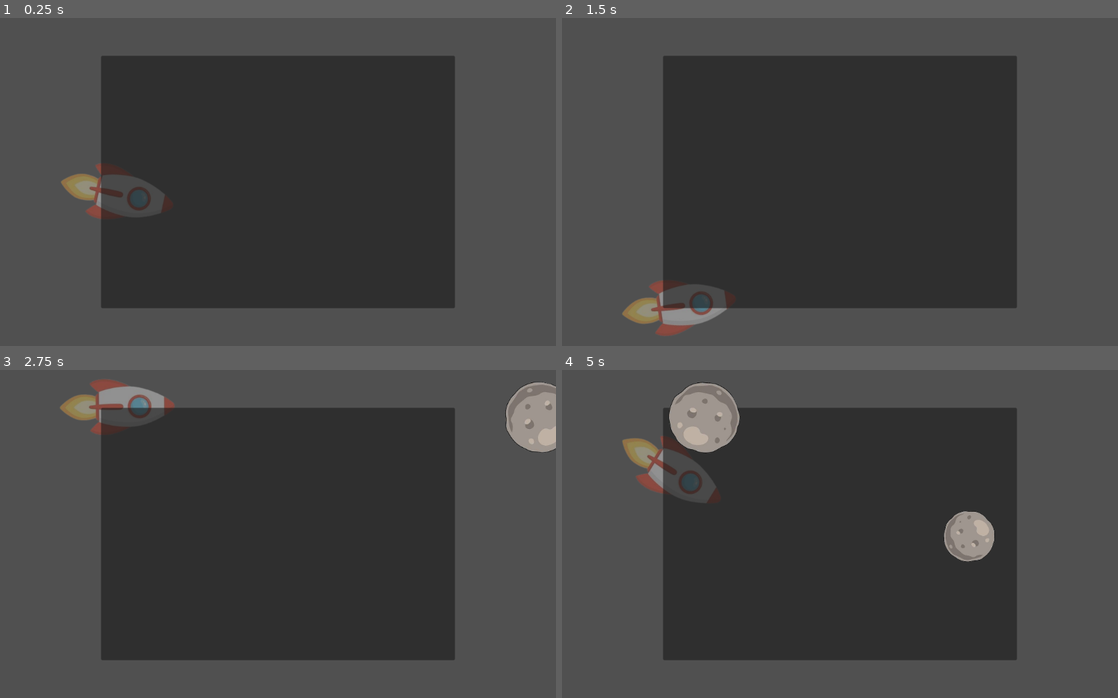
Above: before the commit, frames 1-4 (two rows, left to right).
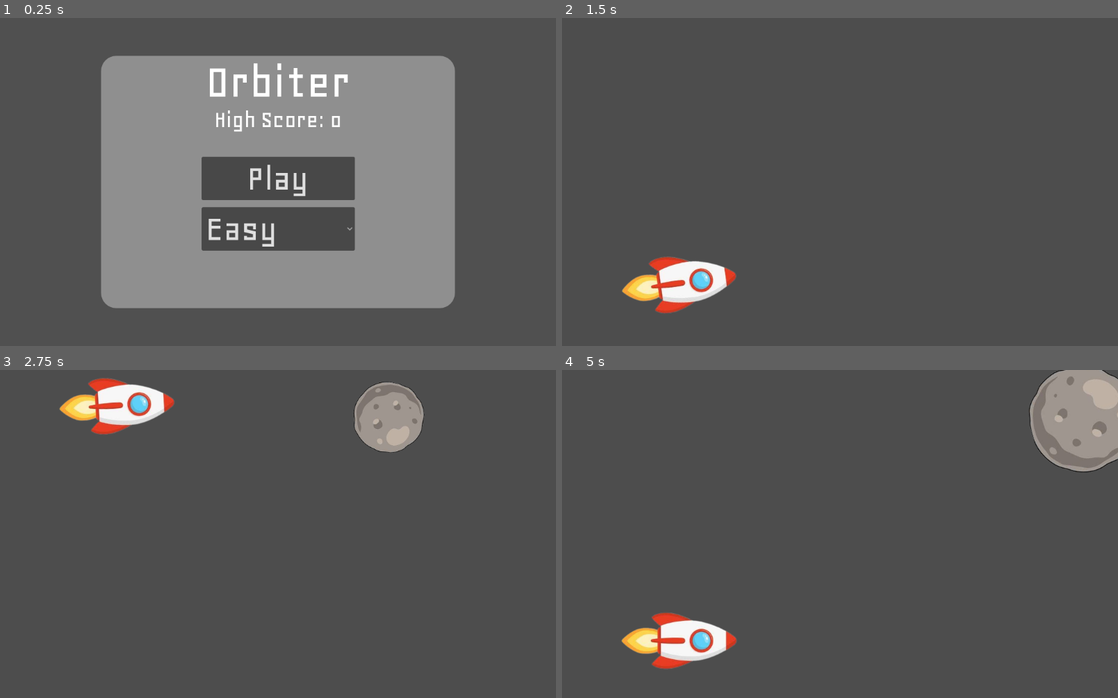
Above: after the commit, the same moments.

Repository: ZYX-2727/Orbiter
Game: Godot game, scene res://scenes/main.tscn
The game is run twice, just before and just after one commit, with the same random seed, the same clock (stepped at 60 frames per second) and the same inputs.
Inputs (mouse positions are in pixels of both pictures, inside the frame that each line leads up to):
- Up to frame 1 (0.25 s): no input
- Up to frame 2 (1.5 s): click (840, 178) at 0.5 s, where only the run after the commit has a clickable "Play"; hold Up (up) from 1.28 s (still down)
- Up to frame 3 (2.75 s): keep holding Up (up)
- Up to frame 4 (5 s): release Up (up) at 4.25 s; click (840, 530) at 4.25 s, where only the run after the commit has a clickable "Play"

The runs differ from the first frame. In frame 1, 50% of the frame differs, in the area x 11-82%, y 11-89%; in frame 2, 50%; in frame 3, 52%; in frame 4, 54%, in the area x 10-100%, y 0-92%.

Commit message:
add working death + partially working menu

Diff:
--- a/project.godot
+++ b/project.godot
@@ -14,6 +14,10 @@
 run/main_scene="uid://b3fxsaoywlfvi"
 config/features=PackedStringArray("4.6", "Forward Plus")
 config/icon="res://assets/icon.svg"
+
+[autoload]
+
+EventBus="*uid://bf3uudntgliy4"
 
 [display]
 
--- a/scenes/asteroid.tscn
+++ b/scenes/asteroid.tscn
@@ -6,8 +6,8 @@
 [sub_resource type="CircleShape2D" id="CircleShape2D_akfqu"]
 radius = 140.22838
 
-[node name="Asteroid" type="StaticBody2D" unique_id=1788460703]
-collision_mask = 0
+[node name="Asteroid" type="Area2D" unique_id=9759962]
+collision_layer = 2
 script = ExtResource("1_6mo6b")
 
 [node name="Texture" type="Sprite2D" parent="." unique_id=269983257]
@@ -15,3 +15,5 @@
 
 [node name="CollisionShape2D" type="CollisionShape2D" parent="." unique_id=819549231]
 shape = SubResource("CircleShape2D_akfqu")
+
+[connection signal="body_entered" from="." to="." method="_on_body_entered"]
--- a/scenes/main.tscn
+++ b/scenes/main.tscn
@@ -1,7 +1,6 @@
 [gd_scene format=3 uid="uid://b3fxsaoywlfvi"]
 
 [ext_resource type="Script" uid="uid://d1rmjdfox838f" path="res://scripts/main.gd" id="1_0wfyh"]
-[ext_resource type="PackedScene" uid="uid://dcpnvrcfwsbjb" path="res://scenes/player.tscn" id="1_o5qli"]
 [ext_resource type="PackedScene" uid="uid://b1d8oy20j5d1r" path="res://scenes/menu.tscn" id="3_sugp2"]
 
 [sub_resource type="RectangleShape2D" id="RectangleShape2D_o5qli"]
@@ -9,9 +8,6 @@
 
 [node name="Main" type="Node2D" unique_id=898456584]
 script = ExtResource("1_0wfyh")
-
-[node name="Player" parent="." unique_id=409255580 instance=ExtResource("1_o5qli")]
-position = Vector2(231, 316)
 
 [node name="StaticBody2D" type="StaticBody2D" parent="." unique_id=1267752061]
 collision_layer = 2
--- a/scenes/menu.tscn
+++ b/scenes/menu.tscn
@@ -1,16 +1,105 @@
 [gd_scene format=3 uid="uid://b1d8oy20j5d1r"]
 
+[ext_resource type="Script" uid="uid://2umhnokermeg" path="res://scripts/menu.gd" id="1_vjb58"]
+[ext_resource type="FontFile" uid="uid://b2muai3i6vj2y" path="res://assets/Geo-Regular.ttf" id="1_yqeox"]
+
+[sub_resource type="StyleBoxFlat" id="StyleBoxFlat_yqeox"]
+bg_color = Color(0.65, 0.65, 0.65, 0.7294118)
+corner_radius_top_left = 30
+corner_radius_top_right = 30
+corner_radius_bottom_right = 30
+corner_radius_bottom_left = 30
+
 [node name="Menu" type="Node2D" unique_id=686618189]
+script = ExtResource("1_vjb58")
 
 [node name="ColorRect" type="ColorRect" parent="." unique_id=1186990298]
 offset_left = -43.0
 offset_top = -26.0
 offset_right = 1236.0
 offset_bottom = 668.0
-color = Color(0.32, 0.32, 0.32, 0.61960787)
+color = Color(0.32, 0.32, 0.32, 0.74509805)
 
 [node name="Panel" type="Panel" parent="." unique_id=925966109]
 offset_left = 200.0
 offset_top = 75.0
 offset_right = 900.0
 offset_bottom = 575.0
+theme_override_styles/panel = SubResource("StyleBoxFlat_yqeox")
+
+[node name="High" type="Label" parent="Panel" unique_id=345430162]
+layout_mode = 1
+anchors_preset = 8
+anchor_left = 0.5
+anchor_top = 0.5
+anchor_right = 0.5
+anchor_bottom = 0.5
+offset_left = -93.0
+offset_top = -150.0
+offset_right = 93.0
+offset_bottom = -98.0
+grow_horizontal = 2
+grow_vertical = 2
+size_flags_horizontal = 4
+size_flags_vertical = 1
+theme_override_fonts/font = ExtResource("1_yqeox")
+theme_override_font_sizes/font_size = 50
+text = "High Score: 0"
+
+[node name="Score" type="Label" parent="Panel" unique_id=106140063]
+layout_mode = 1
+anchors_preset = 5
+anchor_left = 0.5
+anchor_right = 0.5
+offset_left = -143.5
+offset_right = 143.5
+offset_bottom = 103.0
+grow_horizontal = 2
+size_flags_horizontal = 4
+size_flags_vertical = 1
+theme_override_fonts/font = ExtResource("1_yqeox")
+theme_override_font_sizes/font_size = 100
+text = "Orbiter"
+
+[node name="Play" type="Button" parent="Panel" unique_id=1076269714]
+layout_mode = 1
+anchors_preset = 8
+anchor_left = 0.5
+anchor_top = 0.5
+anchor_right = 0.5
+anchor_bottom = 0.5
+offset_left = -151.5
+offset_top = -50.0
+offset_right = 151.5
+offset_bottom = 36.0
+grow_horizontal = 2
+grow_vertical = 2
+theme_override_fonts/font = ExtResource("1_yqeox")
+theme_override_font_sizes/font_size = 75
+text = "Play"
+
+[node name="Settings" type="OptionButton" parent="Panel" unique_id=361618502]
+layout_mode = 1
+anchors_preset = 8
+anchor_left = 0.5
+anchor_top = 0.5
+anchor_right = 0.5
+anchor_bottom = 0.5
+offset_left = -151.5
+offset_top = 50.0
+offset_right = 151.5
+offset_bottom = 136.0
+grow_horizontal = 2
+grow_vertical = 2
+theme_override_fonts/font = ExtResource("1_yqeox")
+theme_override_font_sizes/font_size = 75
+selected = 0
+item_count = 3
+popup/item_0/text = "Easy"
+popup/item_0/id = 0
+popup/item_1/text = "Medium"
+popup/item_1/id = 1
+popup/item_2/text = "Hard"
+popup/item_2/id = 2
+
+[connection signal="pressed" from="Panel/Play" to="." method="_on_play_pressed"]
--- a/scenes/player.tscn
+++ b/scenes/player.tscn
@@ -5,6 +5,14 @@
 
 [sub_resource type="RectangleShape2D" id="RectangleShape2D_g2els"]
 size = Vector2(113, 231)
+
+[sub_resource type="ParticleProcessMaterial" id="ParticleProcessMaterial_g2els"]
+particle_flag_disable_z = true
+angle_min = -720.0
+angle_max = 720.0
+initial_velocity_max = 231.18
+gravity = Vector3(0, 98, 0)
+scale_max = 81.65
 
 [node name="Player" type="CharacterBody2D" unique_id=409255580]
 rotation = 1.5707964
@@ -18,3 +26,10 @@
 [node name="Texture" type="Sprite2D" parent="." unique_id=34743336]
 scale = Vector2(0.73274726, 0.73274726)
 texture = ExtResource("1_3vyb7")
+
+[node name="GPUParticles2D" type="GPUParticles2D" parent="." unique_id=756627860]
+emitting = false
+amount = 12
+one_shot = true
+explosiveness = 0.47
+process_material = SubResource("ParticleProcessMaterial_g2els")
--- a/scripts/asteroid.gd
+++ b/scripts/asteroid.gd
@@ -1,4 +1,4 @@
-extends StaticBody2D
+extends Area2D
 
 const SPEED = 350
 var SCALE
@@ -9,8 +9,16 @@
 	SCALE = randf_range(0.3, 0.8)
 	scale = Vector2(SCALE, SCALE)
 	ROTATION = randf_range(-3, 3)
+	EventBus.connect("start", _on_start)
 
 func _physics_process(delta: float) -> void:
 	rotation_degrees += ROTATION
 
 	position.x -= SPEED * delta
+
+
+func _on_body_entered(body: Node2D) -> void:
+	EventBus.emit_signal("death")
+
+func _on_start(_difficulty: int) -> void:
+	queue_free()
--- /dev/null
+++ b/scripts/event_bus.gd
@@ -0,0 +1,4 @@
+extends Node
+
+signal death
+signal start(difficulty: int)
--- a/scripts/main.gd
+++ b/scripts/main.gd
@@ -3,10 +3,16 @@
 var time_passed: float = 0
 var between_asteroids = 1.5
 var asteroid_pre: PackedScene
+var player_pre: PackedScene
+var playing: bool = false
 
 # Called when the node enters the scene tree for the first time.
 func _ready() -> void:
 	asteroid_pre = preload("res://scenes/asteroid.tscn")
+	player_pre = preload("res://scenes/player.tscn")
+	EventBus.connect("death", _on_death)
+	EventBus.connect("start", _on_start)
+	$Menu.z_index = 1000
 
 
 # Called every frame. 'delta' is the elapsed time since the previous frame.
@@ -15,5 +21,17 @@
 	if time_passed > between_asteroids:
 		time_passed -= between_asteroids
 		var new_asteroid = asteroid_pre.instantiate()
-		new_asteroid.position = Vector2(1500, randi_range(50, 600))
+		new_asteroid.position = Vector2(1200, randi_range(50, 600))
 		add_child(new_asteroid)
+
+
+func _on_death() -> void:
+	playing = false
+	$Menu.show()
+
+
+func _on_start(_difficulty: int) -> void:
+	playing = true
+	var new_player = player_pre.instantiate()
+	new_player.position = Vector2(231, 325)
+	add_child(new_player)
--- /dev/null
+++ b/scripts/menu.gd
@@ -0,0 +1,8 @@
+extends Node2D
+
+var difficulty: int = 0
+
+func _on_play_pressed() -> void:
+	difficulty = $Panel/Settings.selected
+	EventBus.emit_signal("start", difficulty)
+	hide()
--- a/scripts/player.gd
+++ b/scripts/player.gd
@@ -1,6 +1,9 @@
 extends CharacterBody2D
 
 const ACCELERATION = 2000 #px/s2
+
+func _ready() -> void:
+	EventBus.connect("death", _on_death)
 
 func _physics_process(delta: float) -> void:
 	var gravity: int = ProjectSettings.get_setting("physics/2d/default_gravity")
@@ -17,3 +20,7 @@
 	rotation_degrees = (velocity.y / 20) + 90
 
 	move_and_slide()
+
+
+func _on_death() -> void:
+	queue_free()
Binary file added: assets/Geo-Regular.ttf
Not shown, added: assets/Geo-Regular.ttf.import
Not shown, added: scripts/event_bus.gd.uid
Not shown, added: scripts/menu.gd.uid
